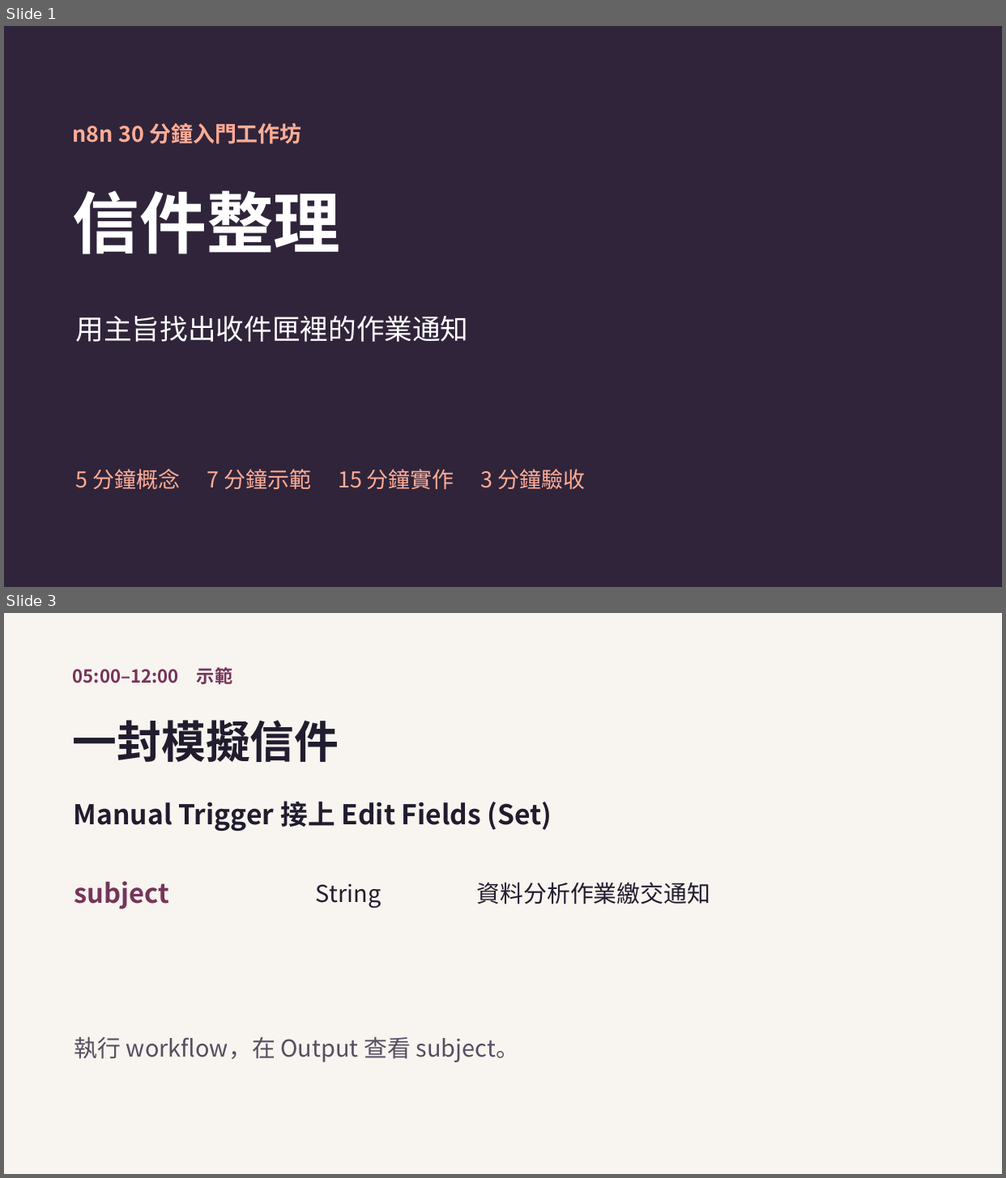
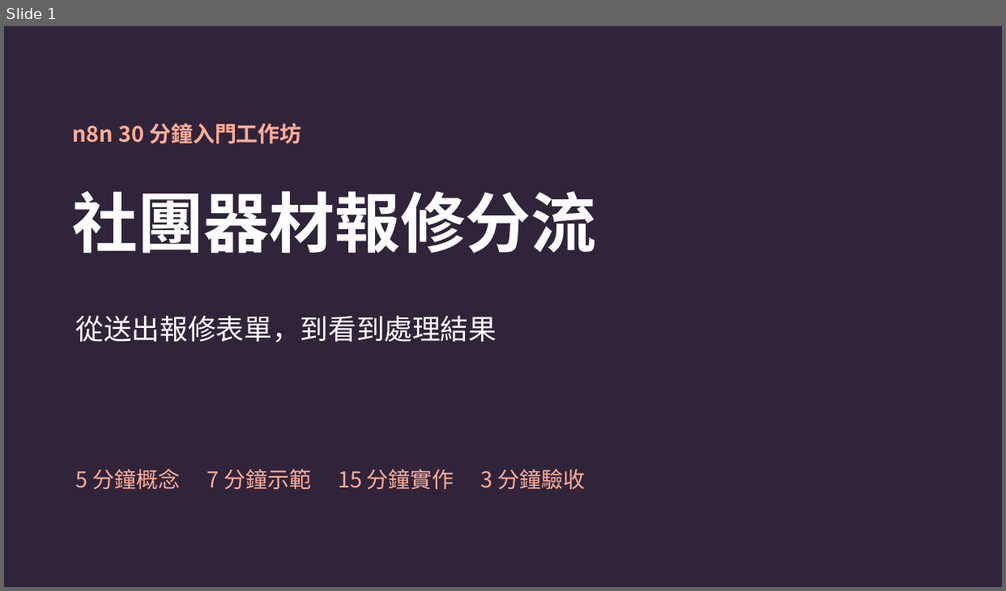
Before and after one commit to robylin829/n8n-30min-workshop, a slide deck: slides/n8n-30min-workshop.pptx. Shown one above the other, each under a label of ours: slides 1 and 3 before the commit, slide 1 after it; the slides between them are not shown. The pictures are 1006x1178 and 1006x591 pixels, drawn with LibreOffice and Linux fonts; fonts in the diff are those of the drawing. Boxes give left, top, right and bottom in pixels: in the first picture for what was removed or moved away, otherwise in the second. Text is boxed around its words. In the diff, an @@ line names an element or a change of style, - is before the commit and + after.

```diff
--- a/slides/n8n-30min-workshop.pptx
+++ b/slides/n8n-30min-workshop.pptx
@@ slide 3 removed at [4, 613, 1002, 1174], background #F8F4EF @@
@@ text removed at [73, 667, 232, 684] @@
-05:00–12:00 示範
@@ text removed at [73, 720, 339, 762] @@
-一封模擬信件
@@ text removed at [74, 801, 552, 831] @@
-Manual Trigger 接上 Edit Fields (Set)
@@ text removed at [74, 881, 170, 909] @@
-subject
@@ text removed at [316, 884, 381, 908] @@
-String
@@ text removed at [476, 882, 710, 905] @@
-資料分析作業繳交通知
@@ text removed at [74, 1037, 519, 1063] @@
-執行 workflow，在 Output 查看 subject。
@@ slide 1 changed as well @@
@@ text at [73, 191, 597, 254]: text changed; size 64.5 to 63 pt @@
-信件整理
+社團器材報修分流
@@ text at [76, 316, 497, 343]: text changed @@
-用主旨找出收件匣裡的作業通知
+從送出報修表單，到看到處理結果
```
Also in this commit, not shown: 5 other slides changed, 1 slide added, 6 other files.
